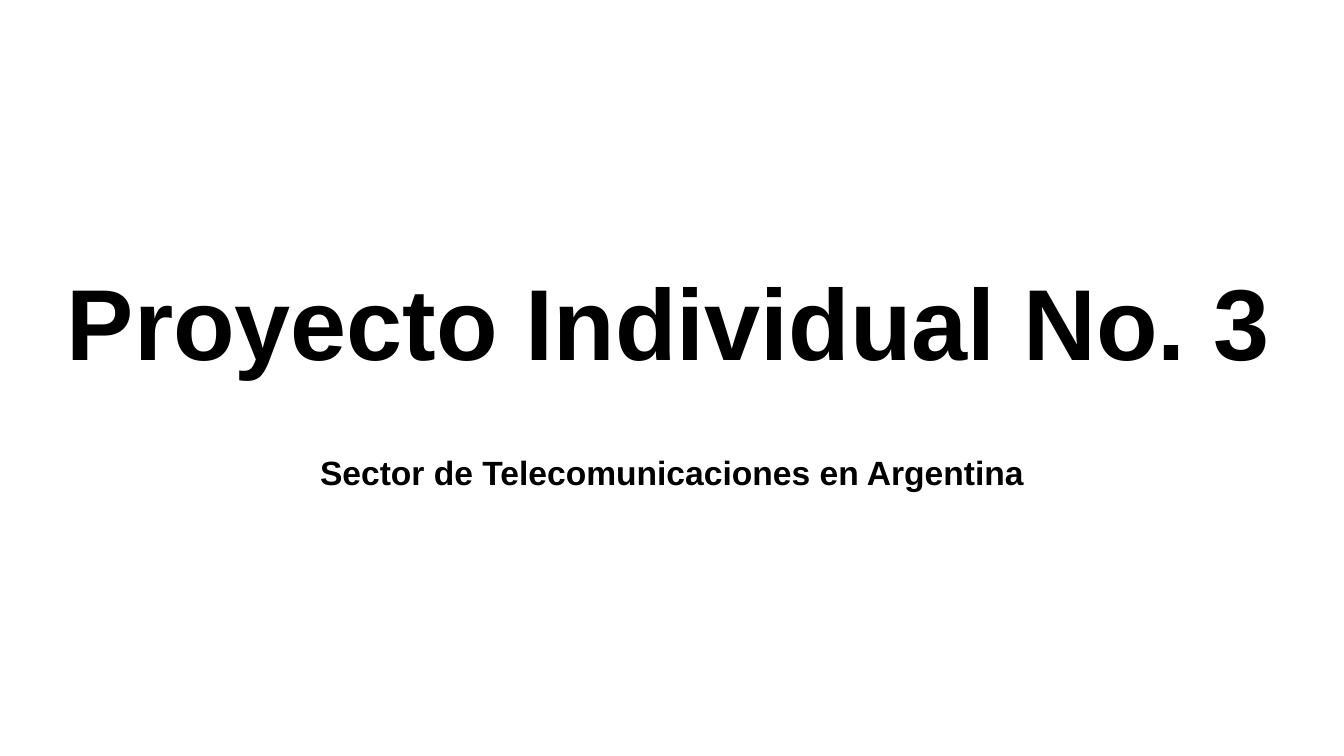
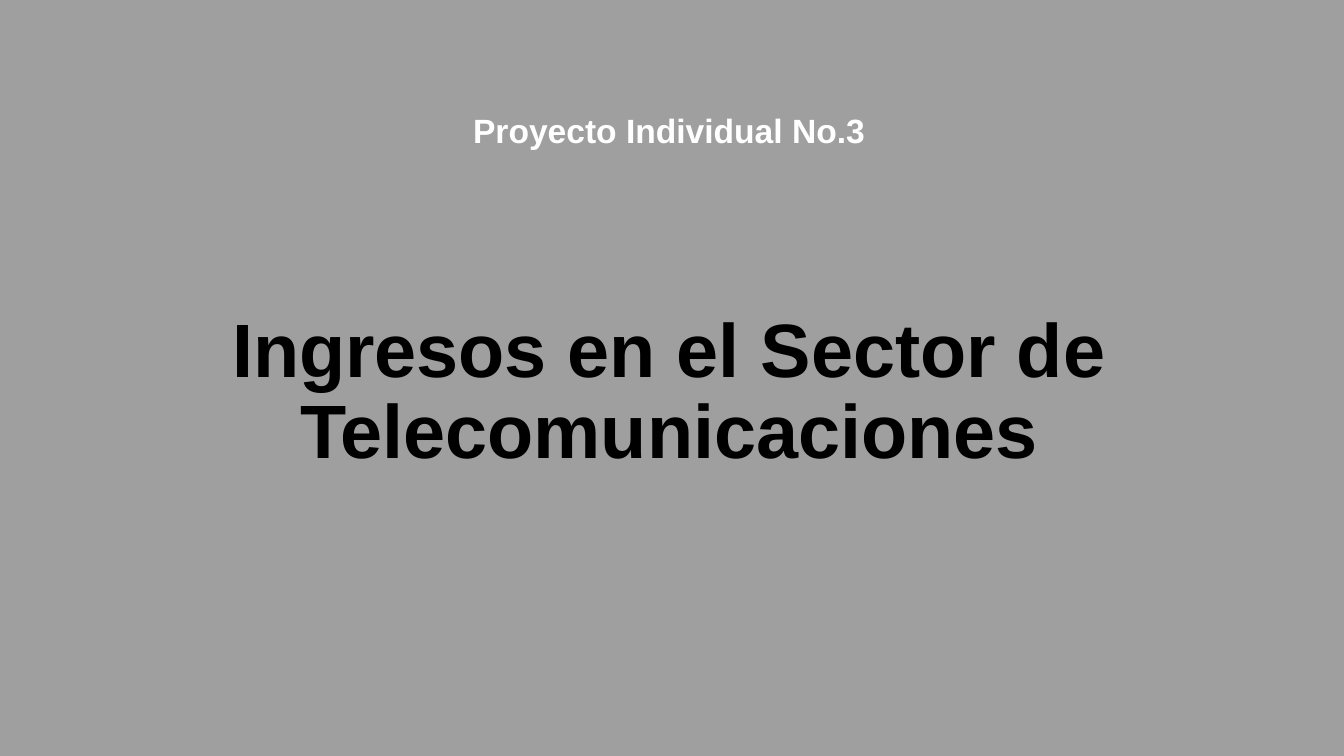
Before and after one commit to willi-cutzal/PI3_data_analyst, a slide deck: slide 1 of presentacion.pptx. Drawn at 1344x756 pixels with LibreOffice and Linux fonts; fonts in the diff are those of the drawing. Boxes give left, top, right and bottom in pixels: in the first picture for what was removed or moved away, otherwise in the second. Text is boxed around its words. In the diff, an @@ line names an element or a change of style, - is before the commit and + after.

```diff
--- a/presentacion.pptx
+++ b/presentacion.pptx
@@ background #FFFFFF to #9F9F9F @@
@@ subtitle "Proyecto Individual No.3" at bbox=[473, 119, 865, 150]: vertical alignment bottom to top @@
@@ subtitle at bbox=[473, 119, 865, 150]: text changed; size 72 to 24 pt; text colour #000000 to #FFFFFF @@
-Proyecto Individual No. 3
+Proyecto Individual No.3
@@ title added at bbox=[232, 322, 1105, 459], 54 pt, text #000000, bold @@
+Ingresos en el Sector de Telecomunicaciones
@@ subtitle removed at bbox=[320, 460, 1024, 492] @@
-Sector de Telecomunicaciones en Argentina
```
Also in this commit, not shown: 13 slides added, 1 slide removed, 1 other file.
